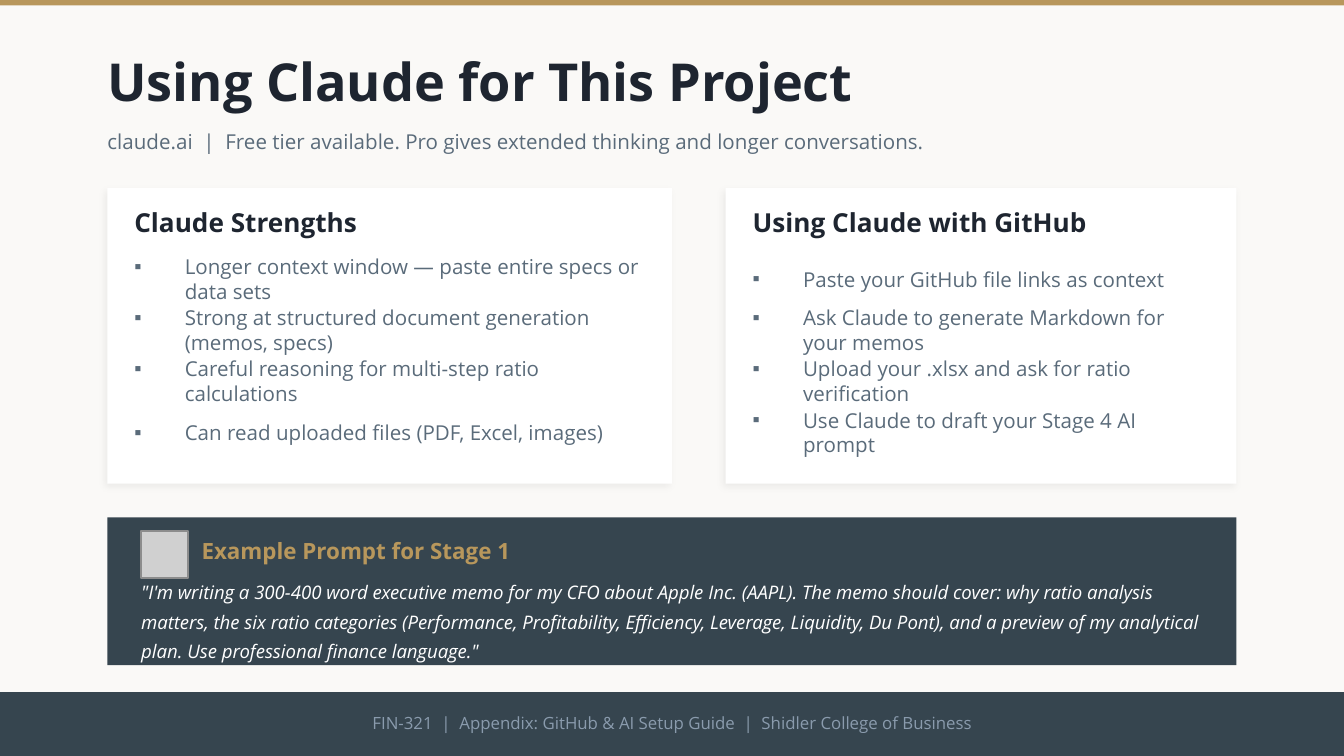
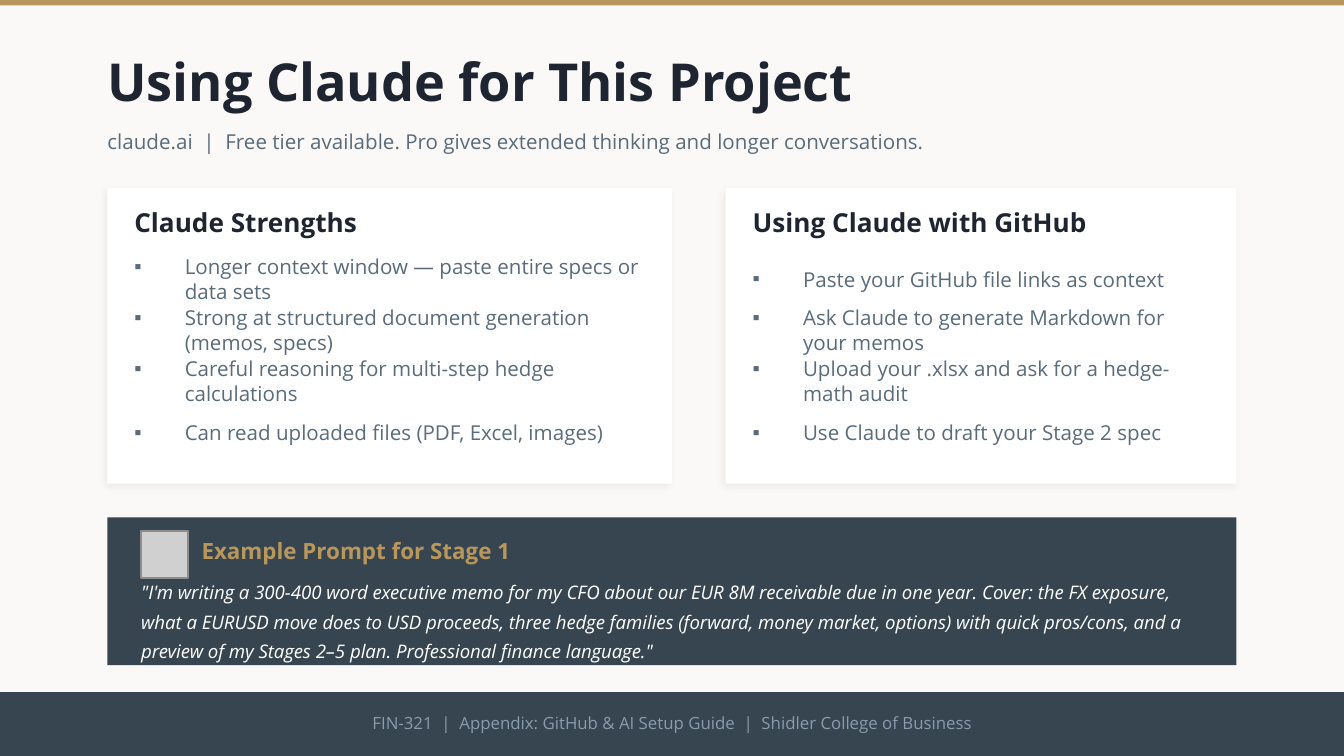
Before and after one commit to adamwstauffer/shidler, a slide deck: slide 27 of courses/International-Finance-And-Securities/projects/fx-hedging/FX-Hedging-Project.pptx (slide 25 before the commit). Drawn at 1344x756 pixels with LibreOffice and Linux fonts; fonts in the diff are those of the drawing; grey boxes stand for pictures. Boxes give left, top, right and bottom in pixels: in the first picture for what was removed or moved away, otherwise in the second. Text is boxed around its words. In the diff, an @@ line names an element or a change of style, - is before the commit and + after.

```diff
--- a/courses/International-Finance-And-Securities/projects/fx-hedging/FX-Hedging-Project.pptx
+++ b/courses/International-Finance-And-Securities/projects/fx-hedging/FX-Hedging-Project.pptx
@@ text at <box>185,360,555,401</box>: text changed @@
-▪ Careful reasoning for multi-step ratio calculations
+▪ Careful reasoning for multi-step hedge calculations
@@ text at <box>803,360,1169,401</box>: text changed @@
-▪ Upload your .xlsx and ask for ratio verification
+▪ Upload your .xlsx and ask for a hedge-math audit
@@ text at <box>803,424,1161,445</box>: text changed @@
-▪ Use Claude to draft your Stage 4 AI prompt
+▪ Use Claude to draft your Stage 2 spec
@@ text at <box>141,584,1181,663</box>: text changed @@
-"I'm writing a 300-400 word executive memo for my CFO about Apple Inc. (AAPL). The memo should cover: why ratio analysis matters, the six ratio categories (Performance, Profitability, Efficiency, Leverage, Liquidity, Du Pont), and a preview of my analytical plan. Use professional finance language."
+"I'm writing a 300-400 word executive memo for my CFO about our EUR 8M receivable due in one year. Cover: the FX exposure, what a EURUSD move does to USD proceeds, three hedge families (forward, money market, options) with quick pros/cons, and a preview of my Stages 2–5 plan. Professional finance language."
```
Also in this commit, not shown: 14 other slides changed, 3 slides added, 1 slide removed.
